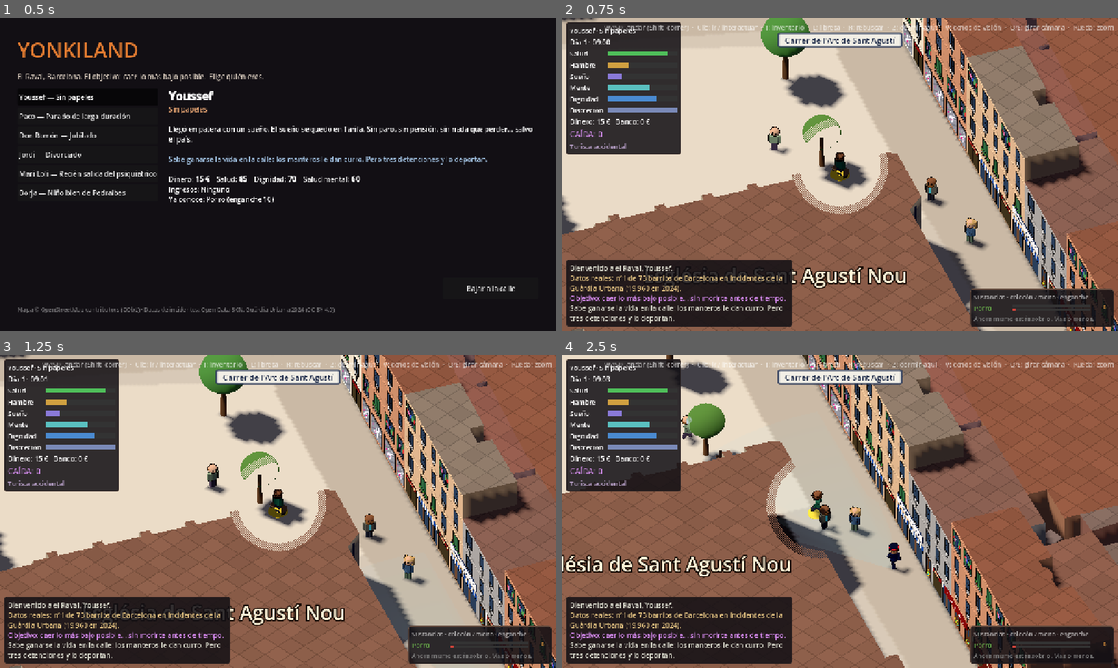
Above: before the commit, frames 1-4 (two rows, left to right).
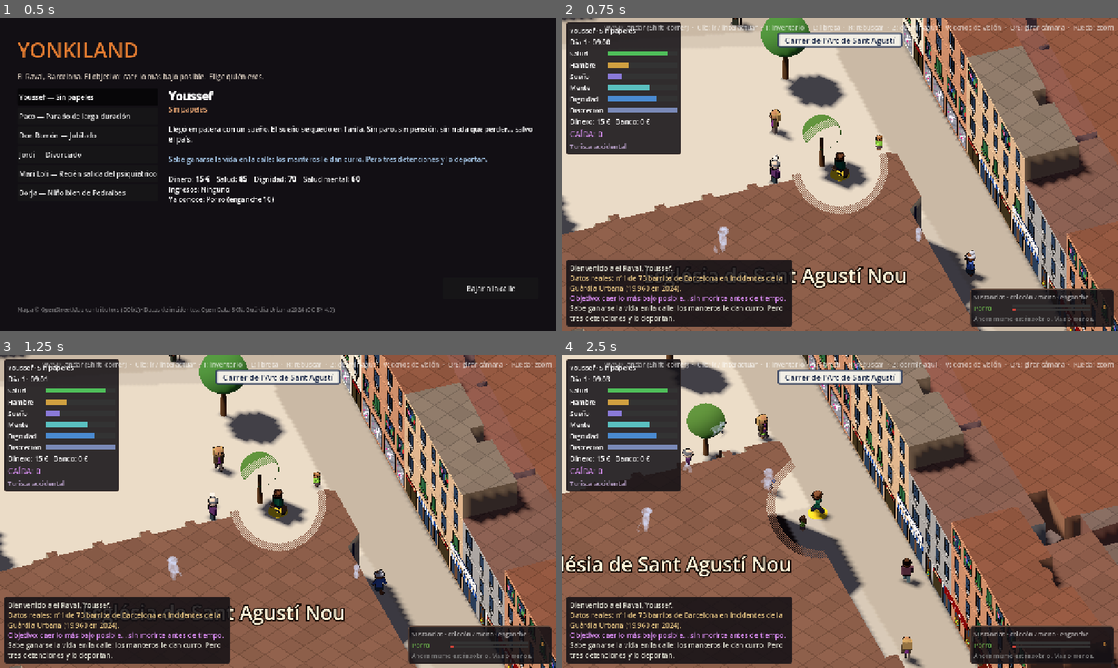
Above: after the commit, the same moments.

Repository: Dylananda/Leavin-The-Dream
Game: Godot game, scene res://scenes/main_menu.tscn
The game is run twice, just before and just after one commit, with the same random seed, the same clock (stepped at 60 frames per second) and the same inputs.
Inputs (mouse positions are in pixels of both pictures, inside the frame that each line leads up to):
- Up to frame 1 (0.5 s): no input
- Up to frame 2 (0.75 s): click "Bajar a la calle" at 0.5 s
- Up to frame 3 (1.25 s): no input
- Up to frame 4 (2.5 s): tap Enter at 1.25 s; move the mouse to (962, 495) at 1.27 s; hold D 1.28-2 s; hold Shift 1.28-2 s; click (962, 495) at 1.42 s; drag from (728, 527) to (812, 574) at 2.02 s

Frame 1 is identical in both runs. In frame 2, 1.4% of the frame differs, in the area x 27-77%, y 0-85%; in frame 3, 1.4%; in frame 4, 1.9%, in the area x 13-67%, y 18-100%.

Commit message:
Más población: unos 1.400 en el censo gracias a los bots latentes
Defs.CROWD multiplica la gente corriente (vecinos, abuelos, niños, turistas...) sobre
World.BASE_NPCS; la policía, los camellos y los que complican el juego no cambian. A mediodía
hay unos 1.400 en el censo y entre 50 y 150 con cuerpo alrededor del jugador, a 60 FPS
estables en una GTX 1060. El radio de cuerpo baja a 66 casillas (lo que se ve con todo el zoom)
y tests/paseo.gd mide ya en régimen estable.

Co-Authored-By: Claude Opus 5.5 <noreply@anthropic.com>

Diff:
--- a/game/scripts/censo.gd
+++ b/game/scripts/censo.gd
@@ -17,8 +17,8 @@
 ## y npc (su cuerpo, o null).
 
 const CADA := 0.25  ## segundos reales entre repasos
-const RADIO_ACTIVO := 75  ## casillas: los latentes que andan más cerca se materializan...
-const RADIO_DORMIR := 95  ## ... y los que se alejan más se duermen (margen para que no parpadeen)
+const RADIO_ACTIVO := 66  ## casillas: los latentes que andan más cerca se materializan...
+const RADIO_DORMIR := 80  ## ... y los que se alejan más se duermen (margen para que no parpadeen)
 const RADIO_VISTA := 62  ## casillas que se ven alrededor del jugador con todo el zoom: nadie aparece ahí de golpe
 const MAX_DESPERTAR := 3  ## cuerpos que se montan como mucho en cada repaso (unos 12 por segundo)
 const SALTO := 20  ## casillas entre dos repasos a partir de las que el jugador no ha andado, ha saltado
--- a/game/scripts/defs.gd
+++ b/game/scripts/defs.gd
@@ -77,6 +77,17 @@
 const UNDERCOVER_CATCH := 0.35
 ## El grupo de un free tour: turistas que siguen al guía (en Ciutat Vella, máximo 15).
 const GUIDE_GROUP := Vector2i(4, 8)
+## Cuántas veces más gente de cada tipo hay en el censo que en World.BASE_NPCS, ahora que los
+## lejanos están latentes (scripts/censo.gd) y no cuestan. Sube sobre todo la gente corriente:
+## el Raval tiene unos 47.000 vecinos y así hay en el censo uno de cada treinta y tantos. La
+## policía, los camellos y los que hacen el juego más difícil no cambian (los tipos que no
+## están aquí, x1). El límite lo pone la tarjeta gráfica con los que se ven a la vez: con esto,
+## unos 1.400 en el censo y 50-150 con cuerpo alrededor, a 60 FPS en una GTX 1060 (tests/paseo.gd).
+const CROWD := {
+	"vecino": 15.0, "anciano": 10.0, "nino": 8.0, "turista": 6.0, "pudiente": 4.0, "mensajero": 4.0,
+	"fiestero": 4.0, "skater": 3.0, "yonki": 2.0, "mendigo": 2.0, "chaval": 2.0, "musico": 2.0,
+	"rosero": 2.0, "chatarrero": 2.0,
+}
 ## Bots latentes (scripts/censo.gd): lo que se pone al día al volver a verlos.
 const LATENT_ROBBED_FORGET := 24.0 * 60.0  ## minutos tras los que al que robaron vuelve a llevar dinero
 const LATENT_MEMORY_FADE := 3.0 * 24.0 * 60.0  ## minutos latente por cada vez que olvida algo que le hiciste...
--- a/game/scripts/world.gd
+++ b/game/scripts/world.gd
@@ -236,12 +236,14 @@
 	return s + out
 
 
+## Cuántos de este tipo hay en el censo: la base, por el índice de criminalidad que toca y
+## por lo que se multiplica la gente (Defs.CROWD).
 func _target_count(kind: String) -> int:
-	var base: int = BASE_NPCS[kind][0]
+	var base: float = BASE_NPCS[kind][0] * Defs.CROWD.get(kind, 1.0)
 	var category: String = BASE_NPCS[kind][1]
-	if category == "":
-		return base
-	return roundi(base * city.crime_factor(category))
+	if category != "":
+		base *= city.crime_factor(category)
+	return roundi(base)
 
 
 func _place_markers() -> void:
--- a/game/tests/paseo.gd
+++ b/game/tests/paseo.gd
@@ -1,6 +1,6 @@
 extends SceneTree
 ## Paseo por el barrio para probar el censo (scripts/censo.gd): lleva al jugador a varios
-## sitios lejanos, espera y cuenta cuántos bots tienen cuerpo, cuántos están latentes y los FPS.
+## sitios lejanos, espera a que se monten los de alrededor y cuenta cuántos bots tienen cuerpo, cuántos están latentes y los FPS.
 ## Con `multiplica`, el censo tiene esas veces más gente (para ver cuánta aguanta).
 ## Uso: godot --path game --resolution 1600x900 --script res://tests/paseo.gd -- [multiplica]
 
@@ -12,9 +12,11 @@
 	var mult := int(args[0]) if args.size() > 0 else 1
 	root.get_node("GameState").new_game("parado")
 	root.get_node("GameState").minute_of_day = 12 * 60.0
+	var t_load := Time.get_ticks_msec()
 	change_scene_to_file("res://scenes/world.tscn")
 	await process_frame
 	await process_frame
+	print("carga del barrio: %d ms" % (Time.get_ticks_msec() - t_load))
 	var w = current_scene
 	for i in mult - 1:
 		for kind in w.BASE_NPCS:
@@ -30,8 +32,12 @@
 				w.player.setup(w.city, w.city.world_to_cell(Vector3(l["x"], 0, l["z"])))
 				w._camera_focus = w.player.position
 				break
+		# primero, que se monten los cuerpos de los que hay alrededor; luego se mide
+		var t := Time.get_ticks_msec()
+		while Time.get_ticks_msec() - t < 3000:
+			await process_frame
 		var frames := 0
-		var t := Time.get_ticks_msec()
+		t = Time.get_ticks_msec()
 		while Time.get_ticks_msec() - t < 3000:
 			await process_frame
 			frames += 1
@@ -40,6 +46,8 @@
 		var repaso_ms := (Time.get_ticks_usec() - t1) / 1000.0
 		var n: int = w.censo.registros.size()
 		print("  (un repaso con todo despierto: %.2f ms)" % repaso_ms)
-		print("%-18s %4d con cuerpo (%3d bots en escena)  %5d latentes  %5.1f FPS" % [
-			sitio, n - w.censo.latentes(), w.npcs.size(), w.censo.latentes(), frames / 3.0])
+		print("%-18s %4d con cuerpo (%3d bots en escena)  %5d latentes  %5.1f FPS  (lógica %.1f ms, %d draw calls)" % [
+			sitio, n - w.censo.latentes(), w.npcs.size(), w.censo.latentes(), frames / 3.0,
+			Performance.get_monitor(Performance.TIME_PROCESS) * 1000.0,
+			Performance.get_monitor(Performance.RENDER_TOTAL_DRAW_CALLS_IN_FRAME)])
 	quit()
Not shown, changed: docs/ideas.md
